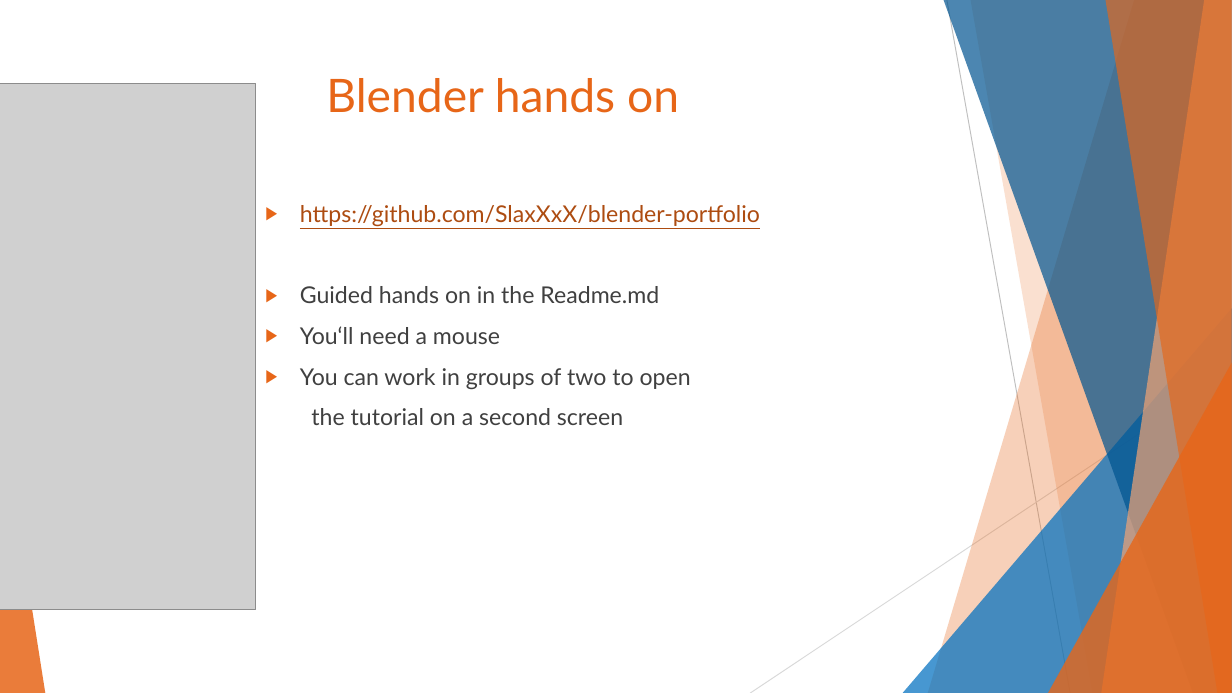
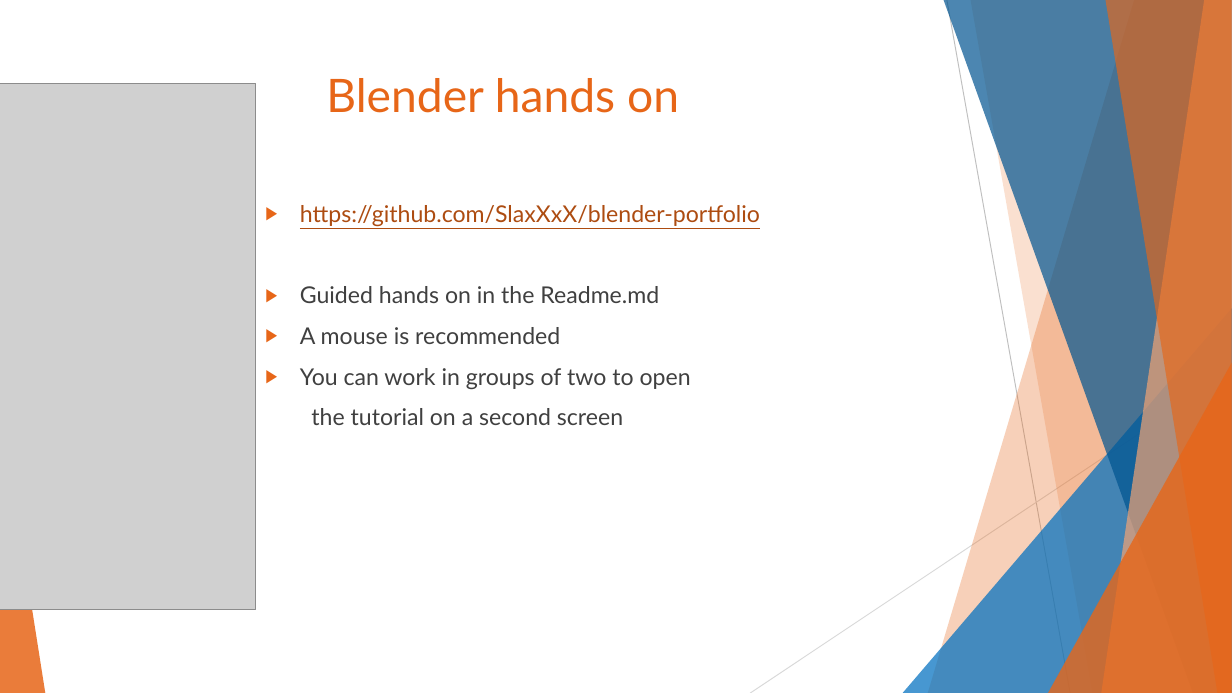
Before and after one commit to SlaxXxX/blender-portfolio, a slide deck: slide 5 of presentation.pptx. Drawn at 1232x693 pixels with LibreOffice and Linux fonts; fonts in the diff are those of the drawing; grey boxes stand for pictures. Boxes give left, top, right and bottom in pixels: in the first picture for what was removed or moved away, otherwise in the second. Text is boxed around its words. In the diff, an @@ line names an element or a change of style, - is before the commit and + after.

Commit message:
edited presentation

```diff
--- a/presentation.pptx
+++ b/presentation.pptx
@@ text at (300, 327, 560, 344): text changed @@
-▶ You‘ll need a mouse
+▶ A mouse is recommended
```
